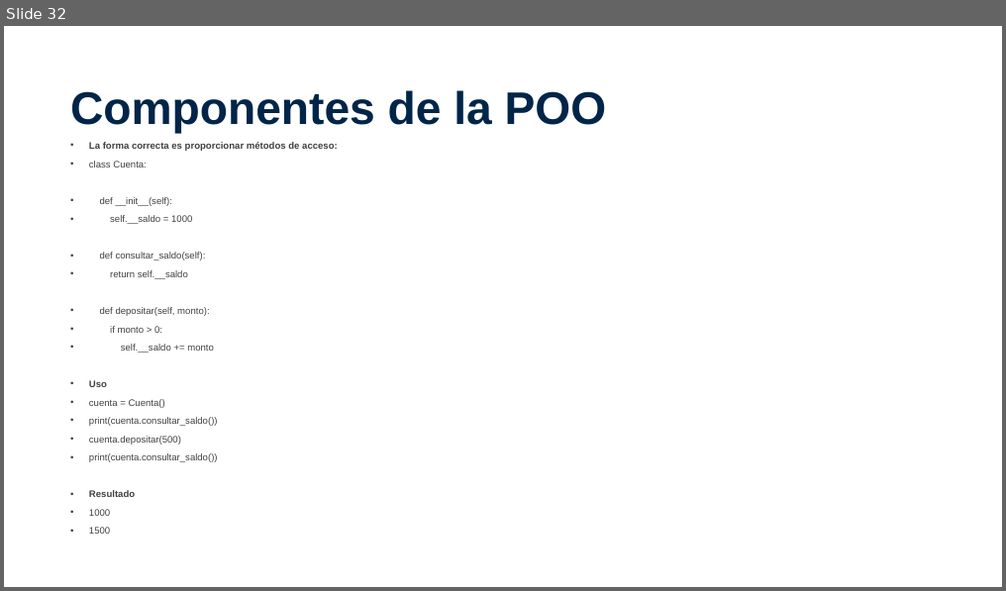
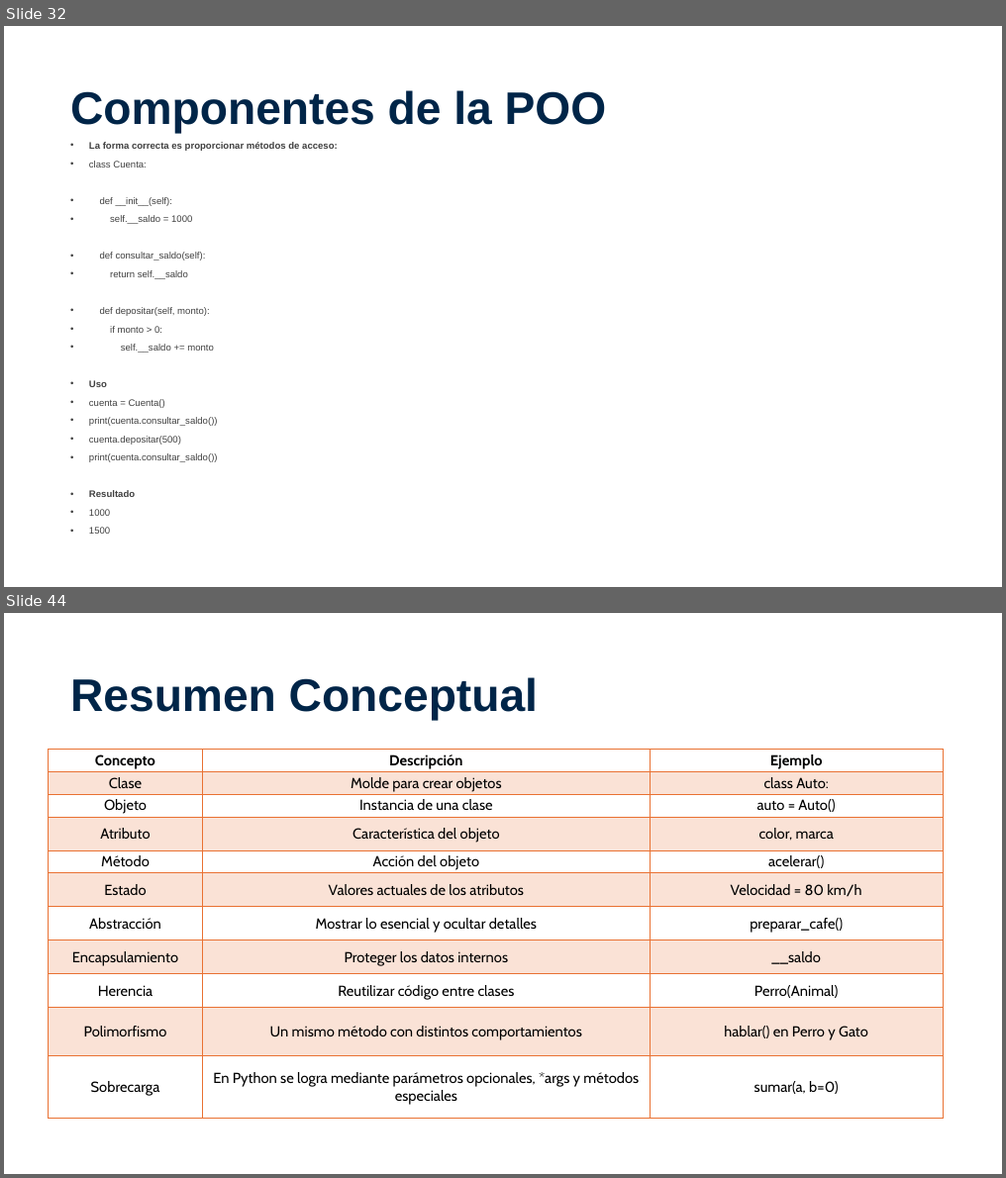
Before and after one commit to VictorBorquez-VBH/Taller-Programacion-Python-AIEP, a slide deck: POO_01.pptx. Shown one above the other, each under a label of ours: slide 32 before the commit, slides 32 and 44 after it; the slides between them are not shown. The pictures are 1006x591 and 1006x1178 pixels, drawn with LibreOffice and Linux fonts; fonts in the diff are those of the drawing; background and template pictures are left out. Boxes give left, top, right and bottom in pixels: in the first picture for what was removed or moved away, otherwise in the second. Text is boxed around its words. In the diff, an @@ line names an element or a change of style, - is before the commit and + after.

```diff
--- a/POO_01.pptx
+++ b/POO_01.pptx
@@ slide 44 added at <box>4,613,1002,1174</box>, background picture (left out) @@
@@ title added at <box>70,677,538,721</box>, 44 pt, text #002548, bold @@
+Resumen Conceptual
@@ table added at <box>49,750,944,1118</box>, 11 rows, 3 columns @@
+Concepto | Descripción | Ejemplo
+Clase | Molde para crear objetos | class Auto:
+Objeto | Instancia de una clase | auto = Auto()
+Atributo | Característica del objeto | color, marca
+Método | Acción del objeto | acelerar()
+Estado | Valores actuales de los atributos | Velocidad = 80 km/h
+Abstracción | Mostrar lo esencial y ocultar detalles | preparar_cafe()
+Encapsulamiento | Proteger los datos internos | __saldo
+Herencia | Reutilizar código entre clases | Perro(Animal)
+Polimorfismo | Un mismo método con distintos comportamientos | hablar() en Perro y Gato
+Sobrecarga | En Python se logra mediante parámetros opcionales, *args y métodos especiales | sumar(a, b=0)
```
Also in this commit, not shown: 1 slide changed, 12 other slides added, 1 slide removed, 7 other files.
